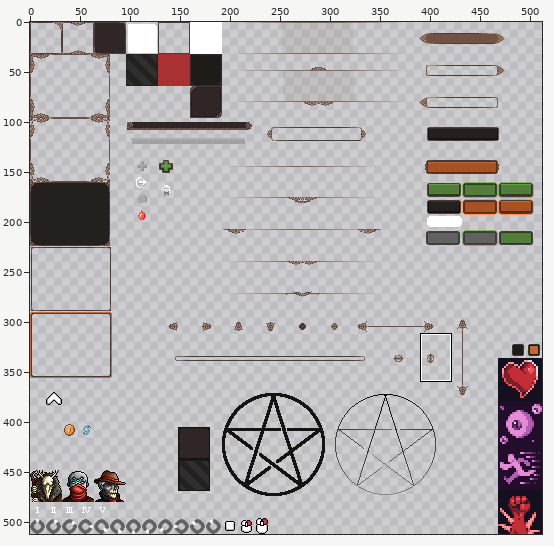
Sprite sheet, stored at Assets/Art/UISpriteSheet.png. The picture above shows the old version from afar; the outline marks the close-up.
Close-up. Old version:
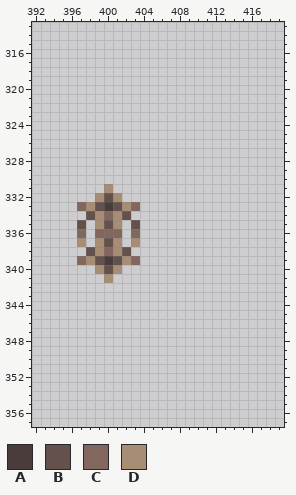
The file is 512x512 pixels. Pixels under 10% opacity are left out. Colours within 5 levels of each other are drawn and written as one. Shown: x 392..419, y 313..357.
Palette (. is transparent): A #4a3c3a  B #65514b  C #81675d  D #a88d75
Pixels before, first column x 397:
331 ...D...
332 ..DBD..
333 CDBABDC
334 .BDCDB.
335 B.DBD.B
336 C.CCC.C
337 D.DBD.D
338 .BDCDB.
339 CDBABDC
340 ..DBD..
341 ...D...
New version:
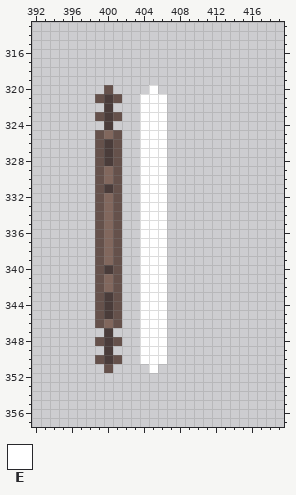
Colours new in this view: E #ffffff
From old to new:
The author put colour A in rows 321 to 324 at x 400; in rows 326 to 328 at x 400; in rows 343 to 345 at x 400; in rows 347 to 350 at x 400.
Colour B becomes colour A in row 340 at x 400.
Colour D becomes colour A in row 331 at x 400.
The author put colour B in row 320 at x 400; in row 321 at x 399 and 401; in row 323 at x 399 and 401; in rows 325 to 331 at x 399 and 401; in rows 341 to 346 at x 399 and 401; in row 348 at x 399 and 401.
The author put colour B in row 350 at x 399 and 401; in row 351 at x 400.
Colour C becomes colour B in row 336 at x 399 and 401.
Colour D becomes colour B in row 332 at x 399 and 401; in rows 334 to 335 at x 399 and 401; in rows 337 to 338 at x 399 and 401; in row 340 at x 399 and 401.
The author put colour C in row 325 at x 400; in rows 329 to 330 at x 400; in row 342 at x 400; in row 346 at x 400.
Colour A becomes colour C in row 333 at x 400; in row 339 at x 400.
Colour B becomes colour C in row 332 at x 400; in row 335 at x 400; in row 337 at x 400.
Colour D becomes colour C in row 341 at x 400.
The author put colour E in row 320 at x 405; in rows 321 to 350 at x 404 to 406; in row 351 at x 405.
The edit erases colour B in row 334 at x 398 and 402; in row 335 at x 397 and 403; in row 338 at x 398 and 402.
The edit erases colour C in row 333 at x 397 and 403; in row 336 at x 397 and 403; in row 339 at x 397 and 403.
The edit erases colour D in row 333 at x 398 and 402; in row 337 at x 397 and 403; in row 339 at x 398 and 402.
Boxes around the changes in both close-ups, in picture pixels (x1, y1, x2, y2):
changed: (77, 85, 167, 373)
